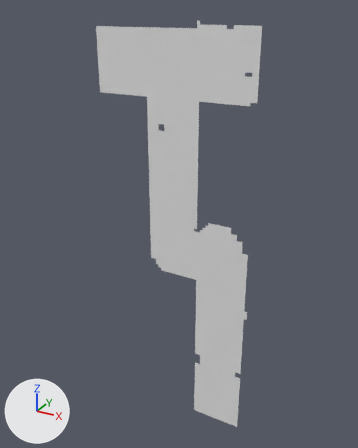
The OBJ model Assets/Tiled2Unity/Meshes/Journey1LeftSide.obj: old version first, new version second.
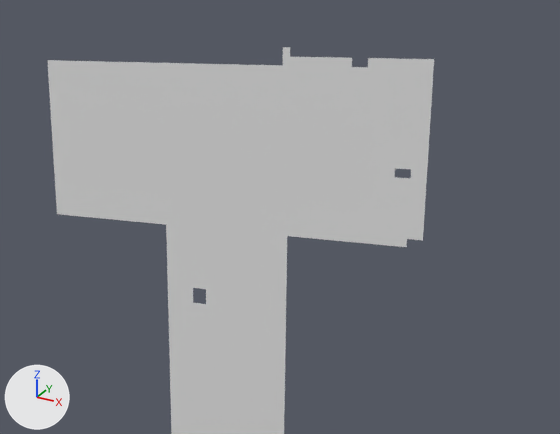
Each version is shown whole from a camera (50 mm lens) standing at (3016.0, -8475.0, 233.0) and looking at (-1752.0, 194.0, -4101.0), then close up on the part from 21% to 88% of the width and 0% to 42% of the height. Arrows for +X, +Y and +Z are at lower left; the lights stay in place. Where no turn or scale is listed for an object, it has been applied to the vertices.

Names of what the first close-up shows: 'Journey1LeftSide'.
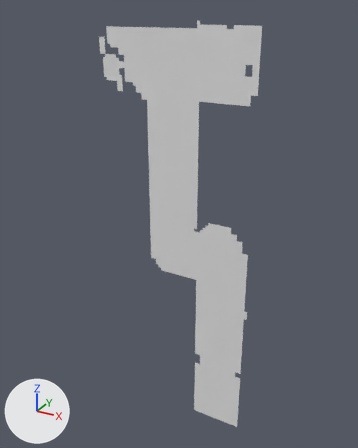
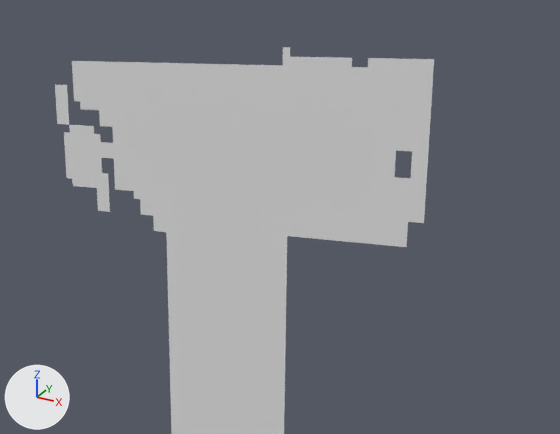
What changed in the scene script:
```text
Change me_journey1leftside:
    used by ob_journey1leftside; location = (0.0, 0.0, 0.0)
    verts and faces of me_journey1leftside; kept vertices keep their numbers, new ones are numbered from 3780
    before: 518 (-192.0, 0.0, -704.0) at pixel (412, 151), 519 (-256.0, 0.0, -704.0) at pixel (403, 151), 520 (-320.0, 0.0, -704.0) at pixel (395, 150), 573 (-192.0, 0.0, -768.0) at pixel (411, 160), 574 (-256.0, 0.0, -768.0) at pixel (403, 160)
    before: 575 (-320.0, 0.0, -768.0) at pixel (395, 159), 628 (-192.0, 0.0, -832.0) at pixel (411, 169), 629 (-256.0, 0.0, -832.0) at pixel (403, 168), 630 (-320.0, 0.0, -832.0) at pixel (395, 168), 956 (-64.0, 0.0, -1216.0) at pixel (423, 223)
    before: 957 (-128.0, 0.0, -1216.0) at pixel (416, 222), 958 (-192.0, 0.0, -1216.0) at pixel (408, 221), 1011 (-64.0, 0.0, -1280.0) at pixel (423, 231), 1012 (-128.0, 0.0, -1280.0) at pixel (415, 231), 1013 (-192.0, 0.0, -1280.0) at pixel (407, 230)
    before: 1066 (-64.0, 0.0, -1344.0) at pixel (422, 240), 1067 (-128.0, 0.0, -1344.0) at pixel (414, 239), 1068 (-192.0, 0.0, -1344.0) at pixel (407, 238)
    remove me_journey1leftside.from_pydata(...)  # 3780 vertices, 3551 faces; spans x -3520.0..0.0, y 0.0, z -8960.0..0.0
    add me_journey1leftside.from_pydata(...)  # 3687 vertices, 3438 faces; spans x -3456.0..0.0, y 0.0, z -8960.0..0.0
    me_journey1leftside part 1
    90 vertices are removed from x -3520.0..-2560.0, y 0.0, z -1408.0..-128.0
    111 faces are deleted
    3 vertices are added at (-2432.0, 0.0, -1472.0), (-2496.0, 0.0, -1472.0), (-2048.0, 0.0, -1984.0)
    6 new faces join them
    me_journey1leftside part 2
    add delete_vertices([574, 629, 1011, 1012, 1066, 1067])  # with the faces that use them
```

Location of each change, [x1, y1, x2, y2] in pixels of the close-ups (560 x 434 px):
'Journey1LeftSide', reshaped
    before: [47, 47, 434, 434]
    after: [55, 47, 434, 434]
part 1 of me_journey1leftside, cut back
    before: [47, 60, 153, 223]
    after: [154, 223, 206, 304]
part 2 of me_journey1leftside, deleted
    before: [395, 151, 424, 240]
